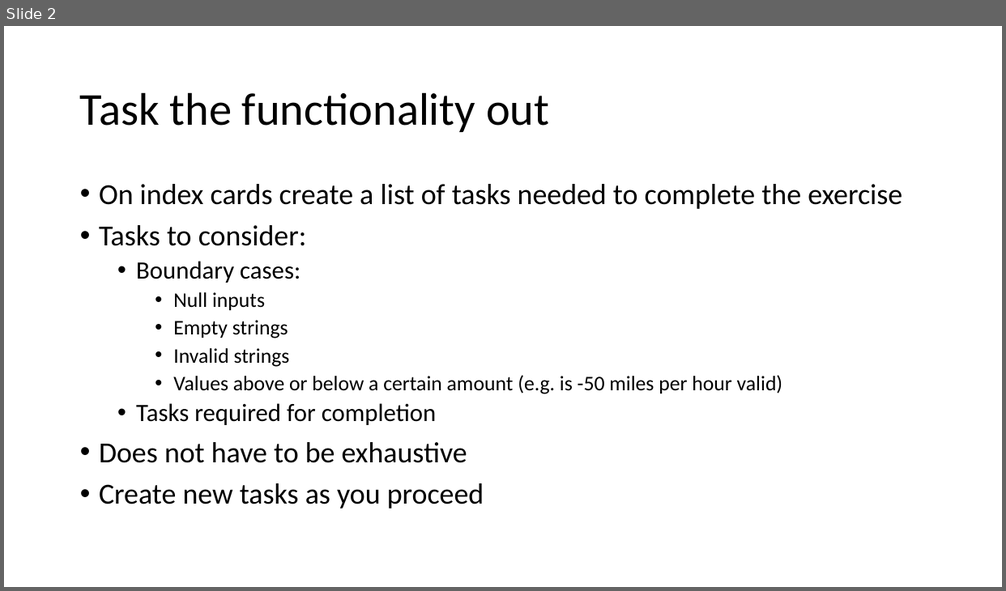
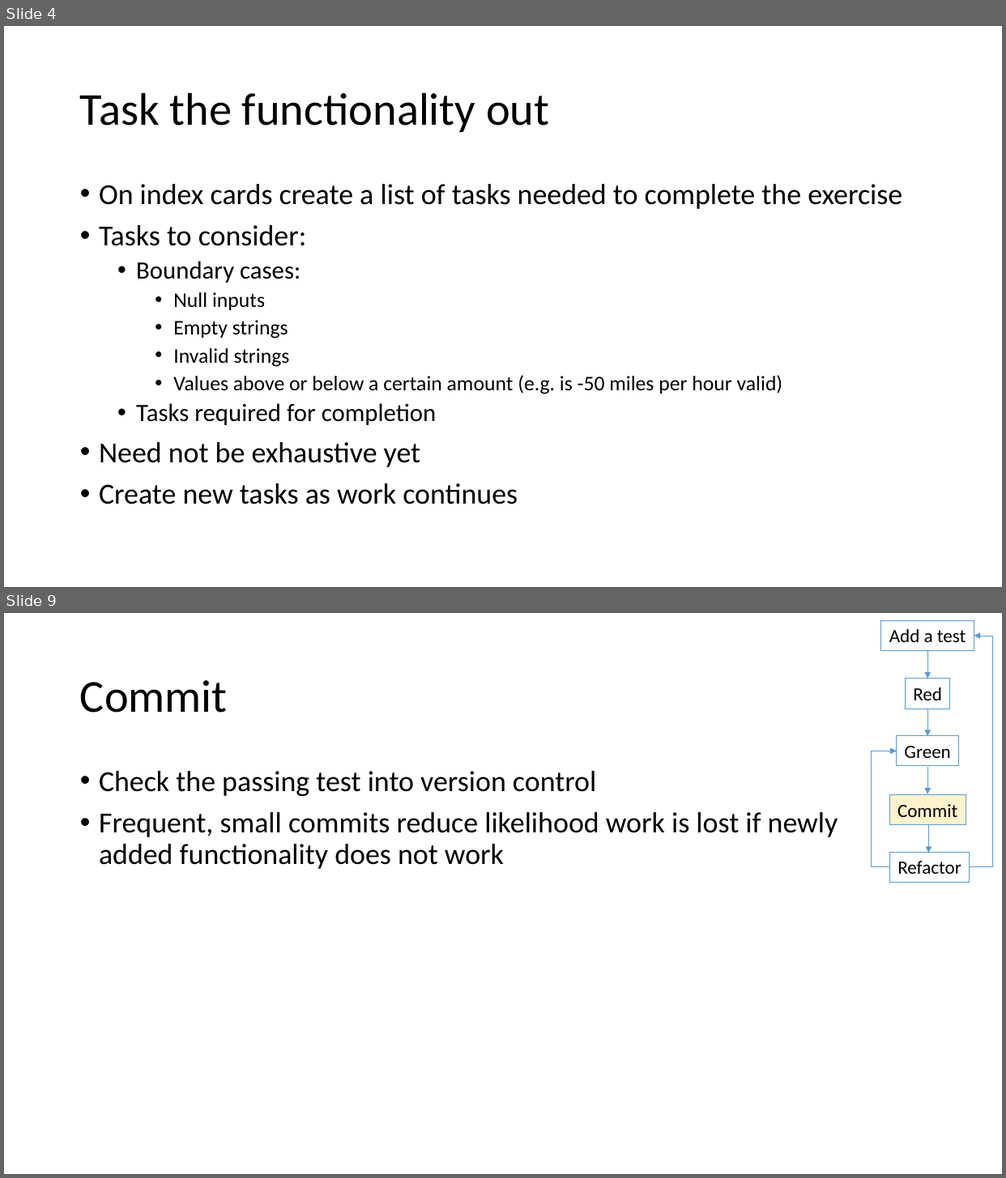
Before and after one commit to LlanddewiLovesYou/TDD_Darts, a slide deck: curriculum.pptx. Shown one above the other, each under a label of ours: slide 2 before the commit, slides 4 and 9 after it; the slides between them are not shown. The pictures are 1006x591 and 1006x1178 pixels, drawn with LibreOffice and Linux fonts; fonts in the diff are those of the drawing. Boxes give left, top, right and bottom in pixels: in the first picture for what was removed or moved away, otherwise in the second. Text is boxed around its words. In the diff, an @@ line names an element or a change of style, - is before the commit and + after.

```diff
--- a/curriculum.pptx
+++ b/curriculum.pptx
@@ slide 9 added at bbox=[4, 613, 1002, 1174], background #FFFFFF @@
@@ rectangle added at bbox=[881, 620, 974, 650], outline #5B9BD5 0.75 pt, 18 pt, text #000000 @@
+Add a test
@@ elbow arrow added from (970, 867) to (974, 636), #5B9BD5 0.5 pt @@
@@ arrow added from (928, 650) to (928, 678), #5B9BD5 0.5 pt @@
@@ title added at bbox=[80, 680, 228, 713], 44 pt, text #000000 @@
+Commit
@@ rectangle added at bbox=[906, 678, 949, 708], outline #5B9BD5 0.75 pt, 18 pt, text #000000 @@
+Red
@@ arrow added from (928, 708) to (928, 736), #5B9BD5 0.5 pt @@
@@ elbow arrow added from (889, 867) to (897, 751), #5B9BD5 0.5 pt @@
@@ rectangle added at bbox=[897, 736, 958, 766], outline #5B9BD5 0.75 pt, 18 pt, text #000000 @@
+Green
@@ text added at bbox=[99, 771, 838, 869], 28 pt, text #000000 @@
+• Check the passing test into version control
+• Frequent, small commits reduce likelihood work is lost if newly added functionality does not work
@@ arrow added from (928, 766) to (928, 794), #5B9BD5 0.5 pt @@
@@ rectangle added at bbox=[889, 795, 966, 825], fill #FFF2CC, outline #5B9BD5 0.75 pt, 18 pt, text #000000 @@
+Commit
@@ arrow added from (928, 825) to (928, 853), #5B9BD5 0.5 pt @@
@@ rectangle added at bbox=[889, 852, 969, 882], outline #5B9BD5 0.75 pt, 18 pt, text #000000 @@
+Refactor
@@ what was slide 2 is now slide 4 @@
@@ slide 4 changed as well @@
@@ text at bbox=[99, 442, 518, 505]: text changed @@
-• Does not have to be exhaustive
-• Create new tasks as you proceed
+• Need not be exhaustive yet
+• Create new tasks as work continues
```
Also in this commit, not shown: 3 other slides changed, 13 other slides added, 4 slides removed.
